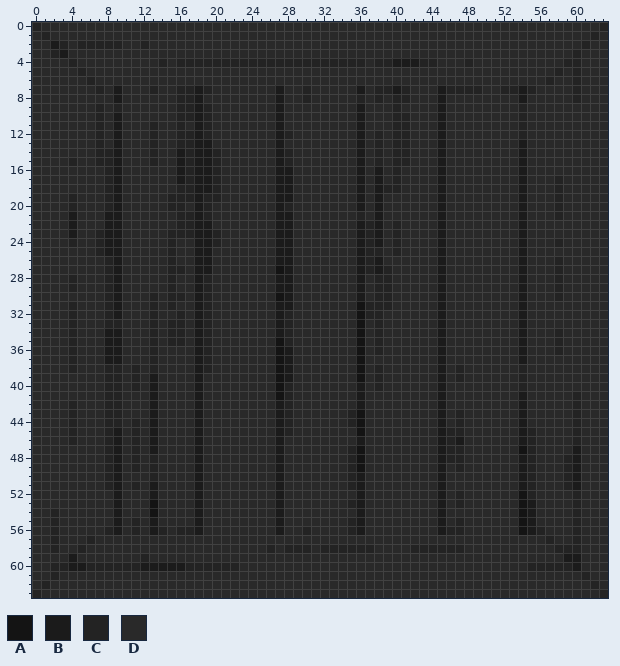
A pixel-art sprite gets an edit: Resources/models/floor/floor_diffuse.png. Above is the file before it was changed.
The file is 64x64 pixels. Colours within 5 levels of each other are drawn and written as one.
Palette (. is transparent): A #141414  B #1b1b1b  C #232323  D #292929
And afterwards:
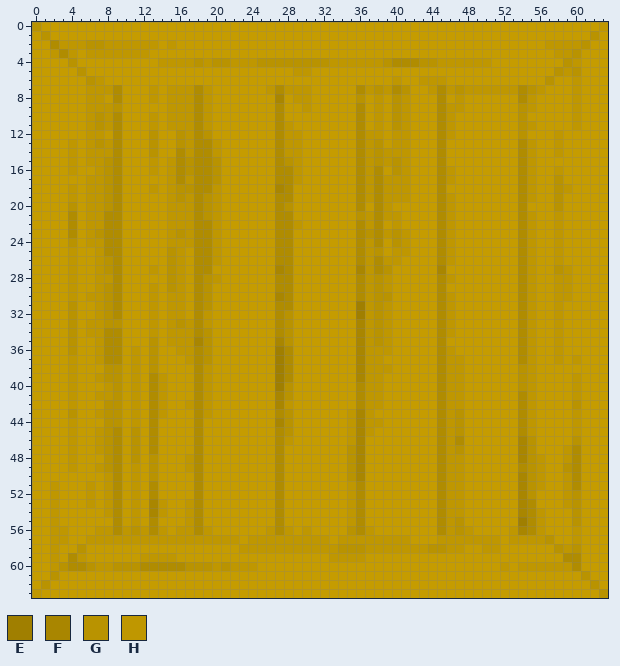
Colours new in this view: E #a07f00  F #a98600  G #b99300  H #bf9700
Diff:
colour B: #1b1b1b -> #b08c00
colour D: #292929 -> #c59c00
Changed rows in their new state; - is a pixel that keeps its letter.
first column x 0:
 0 G--------------------------------------------------------------H
 1 -G------------------------------------------------------------G-
 2 ---HHHGGHHHHHH-H-----------------------------------------HHHHG--
 3 --H-H-HHHHHHH---------------------------------------------HHG---
 4 ----G---------HHHHGHGGHHHGGGGGGGGHHHHHHG---GGHHHHHH--------GH---
 5 -----G-----------------------HH---------------------------GHG---
 6 ------GH--------------------------------H--HHH-----------G--H---
 7 ------HHH----H-HHH-H------H-HHH------HGH-G--H-HGHHHHHH-GH---H---
 8 ------HH-----H-HHH-H-------F-HH-----G-H-GH-----H-------H----H---
 9 ------HHHG-----HHH-H----------H-------H-GH----HH------GH----H---
10 ------HGH----H-HHH-H------------------H-GH----H-------G-----H---
11 ------HGH----H-HHH-H--------H---------H-GH----H-------GH----H---
12 ------HH-----G--GH-G--------HH-------HH-HH----H-------G---H-----
13 ----H-HGH----G--GH--H-------HH-------HG-HH-------------H--H-----
14 ----H-HHH----G---H--H-------HH-------HGHHH-------------H--H-----
15 ----H-HHG----H-H-G--G-------GH-------HGHGH-------------H--------
16 ----H--HG----H-H-G--G--------H-------H--GH----H--------H--H-----
17 ------HHG------H-H--G--------H-------H-HHH----H--------H--G-----
18 ----H-HHG----H-HGG--H------F---------H-HHH-------------H--GH----
19 ----H-HHG------HGH-GH----------------H-HHH----H--------H--G-----
20 ----G-HHG------HHH-GH-------G----------H------H-----------G-----
21 ------HH-------HHH-GH---------------GH-HH-----H--------H--H-----
22 ------HH-------HHH--H--------H-------H--H-----H--------H--H-----
23 ------HG-------HGH--H----------------G-HGH----H--------H--H-----
24 ----G-HH-------HHH--H----------------H--GH----H--------H--H-----
25 ----H--H-------GH---H----------------HG-HH----H--------H--H-----
26 ----H--HG------GH---H----------------H-HH-----H--------H--H-----
27 ----H--HG----H-GH----------F--------FH-G-----F---------H--GH----
28 ----H--HH------GH--GH----------------HGH------H--------H--HH----
29 ----H--HG----H-GH--G-----------------HGH---------------H--HH----
30 ----H-HHG----H-HH--G-------F---------HGG------H--------H--HH----
31 ----G--HG----H-HH--G----------------EHGH------H--------H--H-----
32 ----G--HG----H-HH--H--------G-------EHGH------H--------H--H-----
33 ----G-HHGG---H-HGH-H--------G-------FHGH------H--------H--H-----
34 ----G-HH-----H-HHH-G--------G-------FHGH------H--------H--H-----
35 ----G--H-----G-HHHFG-------FG-------FHGH---------------H--H-----
36 ----G--H---H-G--HH-G-------E--------FHHH------H--------H--H-----
37 ----H--H---H-G---H-G-------E--------FHH-------HH-------H--H-H---
38 ----H---GG-H-G-----H-------E--------FHHH------HH------GH--------
39 ----H--HGG-H--H----H-------E--------FHH-------HH------GH----H---
40 ----H---HG-H--H----H-------EG--------HH-------HH------GH----H---
41 ----H--HHG-H--H----H-------FG--------HH-------HH-------H----H---
42 ----H---GG-H--H--H-H-------FH--------HH-------HH-------H----G---
43 ----G--HGG-H--H----H--------G------HFH--------HG-------H----H---
44 ----H---GG-H---------------FG------HFHH-------HG-------H----H---
45 ----H--HG--G----------------G------HFH--------HG-------H----H---
46 ----H--HG--G----------------H------HF---------H-------FG----G---
47 ----H--HG--G-----------------------GF---------HG------FG---H----
48 ----H---G--G-G---H-----------------GF---------HH------FGH--H----
49 ----H--HG--H-G---H-----------------GF---------HH-------GH--G----
50 --------H--H-G---------------------GF---------HH------FGH--H----
51 --H---H-H--H-----------------------H----------HH------FGH--H----
52 --H---H-H--H-----------------------H----------HH------FG---HG---
53 --H---H-H--H-FH--H-----------------H----------HH------F----HG---
54 --H-----H--H-FH--H-----------------H----------HH------F-H---G---
55 --H--------H-----H-----------------H----------HG------E-H---G---
56 --HH---HH-HGH-H-HH-H------H-H-H----G-H--------HGH----HF-H---H---
57 --HH--HHHHHHHHHHHHHHHHH-HHHHHHHHH-HHHHHHHH---HHHHHHH-HHHHG--H---
58 --H--G-----------------HHHHHHHHHHHGGGHHHHHHHGGHH--HH------GHG---
59 --H--H------HHHH-----------------HHHH---------------------------
60 --HG--GHHGGG-----GGGHGHHH---------------------------H-HHHHHH----
61 --G----------------------------------------------------------G--
62 -G------------------------------------------------------------G-
63 H--------------------------------------------------------------G
